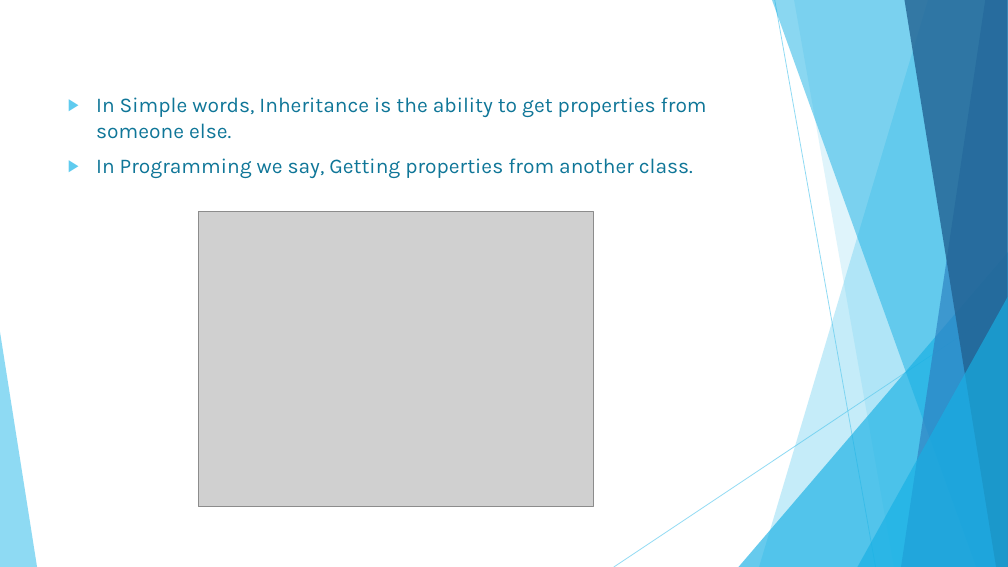
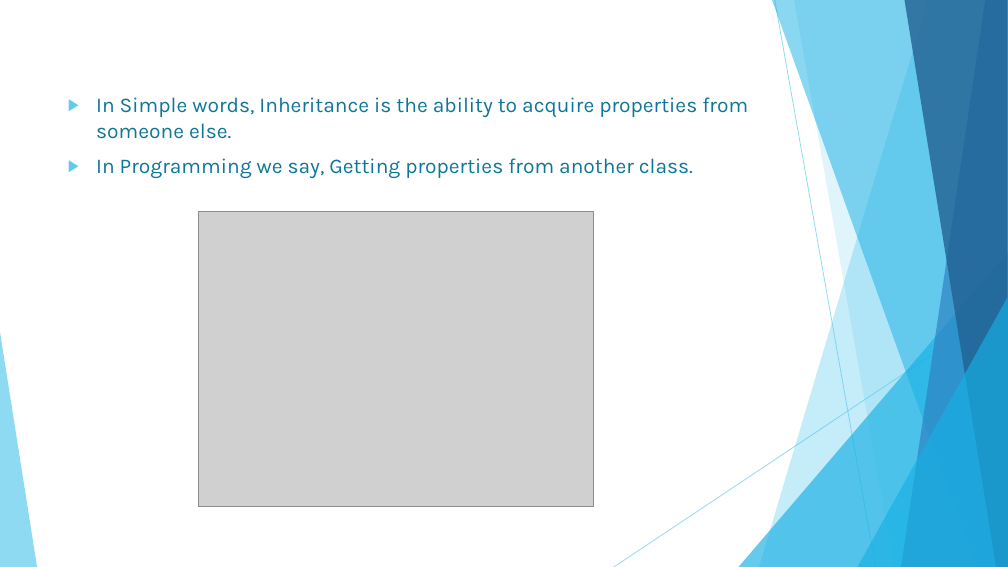
Before and after one commit to mass132/lab1, a slide deck: slide 3 of ppt/INHERITANCE_POONAMCHAND_SAHU.pptx. Drawn at 1008x567 pixels with LibreOffice and Linux fonts; fonts in the diff are those of the drawing; grey boxes stand for pictures. Boxes give left, top, right and bottom in pixels: in the first picture for what was removed or moved away, otherwise in the second. Text is boxed around its words. In the diff, an @@ line names an element or a change of style, - is before the commit and + after.

Commit message:
ppt

```diff
--- a/ppt/INHERITANCE_POONAMCHAND_SAHU.pptx
+++ b/ppt/INHERITANCE_POONAMCHAND_SAHU.pptx
@@ text at [96,97,748,139]: text changed @@
-▶ In Simple words, Inheritance is the ability to get properties from someone else.
+▶ In Simple words, Inheritance is the ability to acquire properties from someone else.
```
Also in this commit, not shown: 2 other slides changed, 4 slides added.
